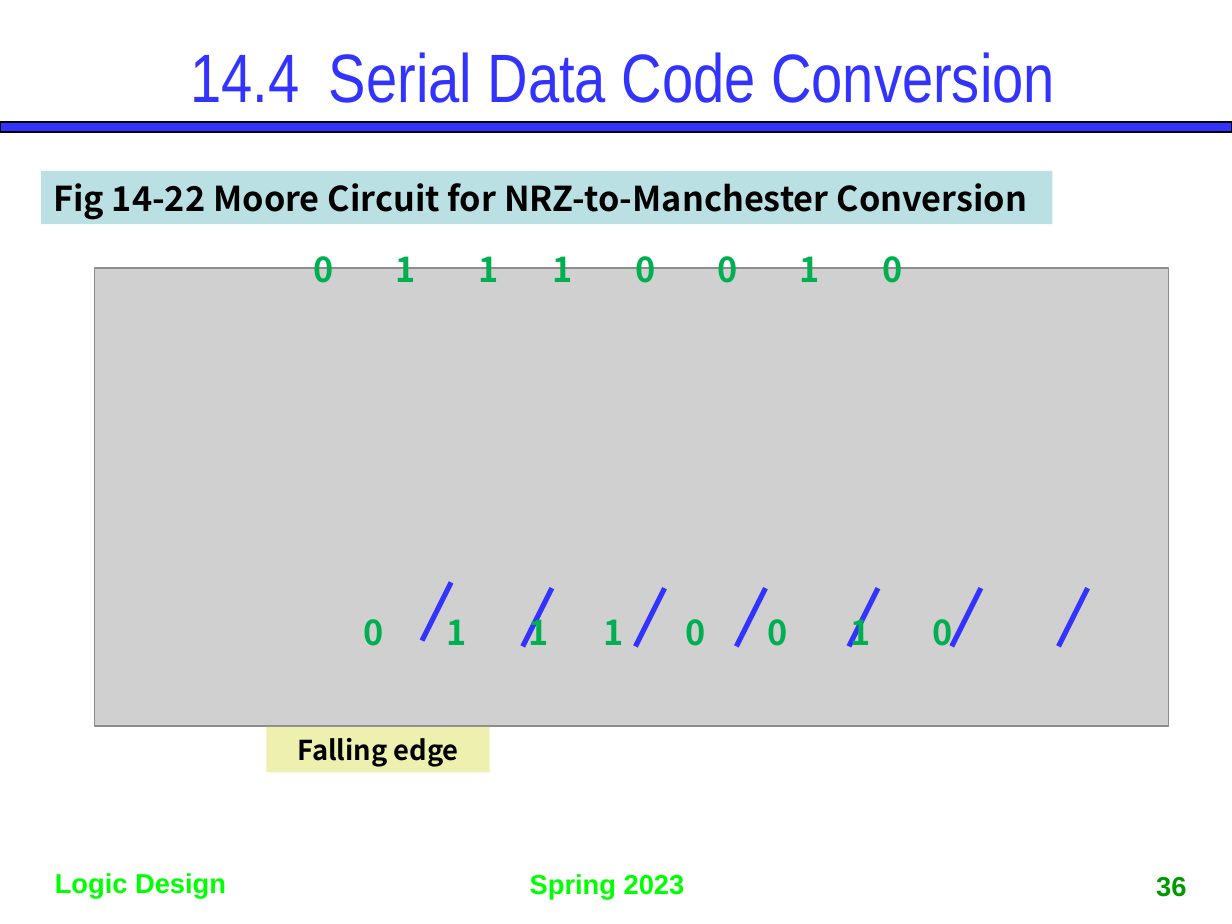
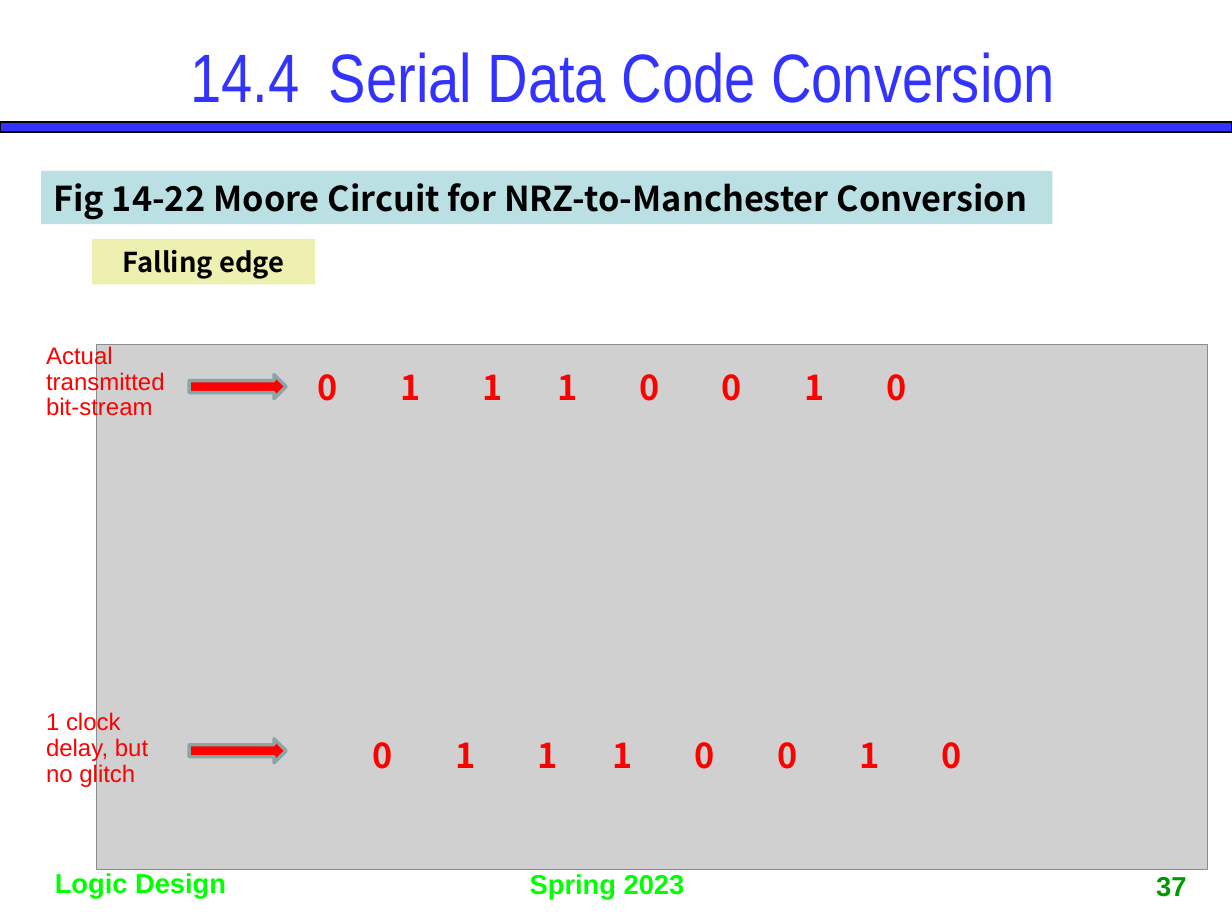
Before and after one commit to gdlee412/Logic-Circuits, a slide deck: slide 37 of 자료/Ch14. Derivation of State Graphs and Tables.pptx (slide 36 before the commit). Drawn at 1232x924 pixels with LibreOffice and Linux fonts; fonts in the diff are those of the drawing; grey boxes stand for pictures. Boxes give left, top, right and bottom in pixels: in the first picture for what was removed or moved away, otherwise in the second. Text is boxed around its words. In the diff, an @@ line names an element or a change of style, - is before the commit and + after.

```diff
--- a/자료/Ch14. Derivation of State Graphs and Tables.pptx
+++ b/자료/Ch14. Derivation of State Graphs and Tables.pptx
@@ rectangle "Falling edge": place and size @@
-rectangle "Falling edge" at bbox=[266, 727, 489, 772]
+rectangle "Falling edge" at bbox=[92, 239, 315, 285]
@@ picture: place and size @@
-picture at bbox=[95, 269, 1169, 727]
+picture at bbox=[96, 345, 1207, 870]
@@ text "0 1 1 1 0 ...": place and size @@
-text "0 1 1 1 0 ..." at bbox=[313, 247, 902, 283]
+text "0 1 1 1 0 ..." at bbox=[318, 374, 907, 401]
@@ text "0 1 1 1 0 ..." at bbox=[318, 374, 907, 401]: text colour #00B050 to #FF0000 @@
@@ line removed from (451, 583) to (423, 641) @@
@@ line removed from (552, 588) to (522, 647) @@
@@ line removed from (664, 588) to (636, 647) @@
@@ line removed from (765, 588) to (737, 647) @@
@@ line removed from (878, 588) to (849, 647) @@
@@ line removed from (981, 588) to (952, 647) @@
@@ line removed from (1088, 588) to (1058, 647) @@
@@ group added at bbox=[46, 344, 286, 787]: 2 texts, 2 down arrows @@
+Actual transmitted bit-stream
+1 clock delay, but no glitch
@@ text "0 1 1 1 0 ..." at bbox=[373, 742, 962, 769]: text colour #00B050 to #FF0000 @@
@@ text "0 1 1 1 0 ...": place and size @@
-text "0 1 1 1 0 ..." at bbox=[364, 611, 953, 647]
+text "0 1 1 1 0 ..." at bbox=[373, 742, 962, 769]
@@ page number at bbox=[1156, 877, 1186, 897]: text changed @@
-36
+37
```
Also in this commit, not shown: 11 other slides changed, 2 slides added, 1 other file.
